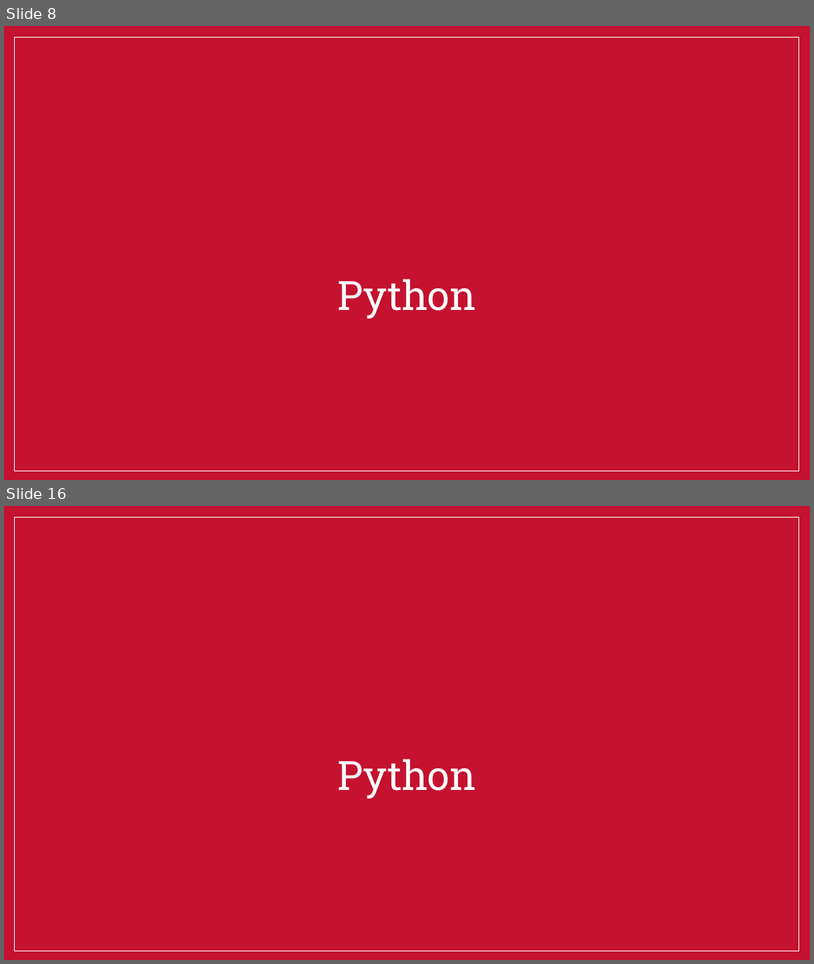
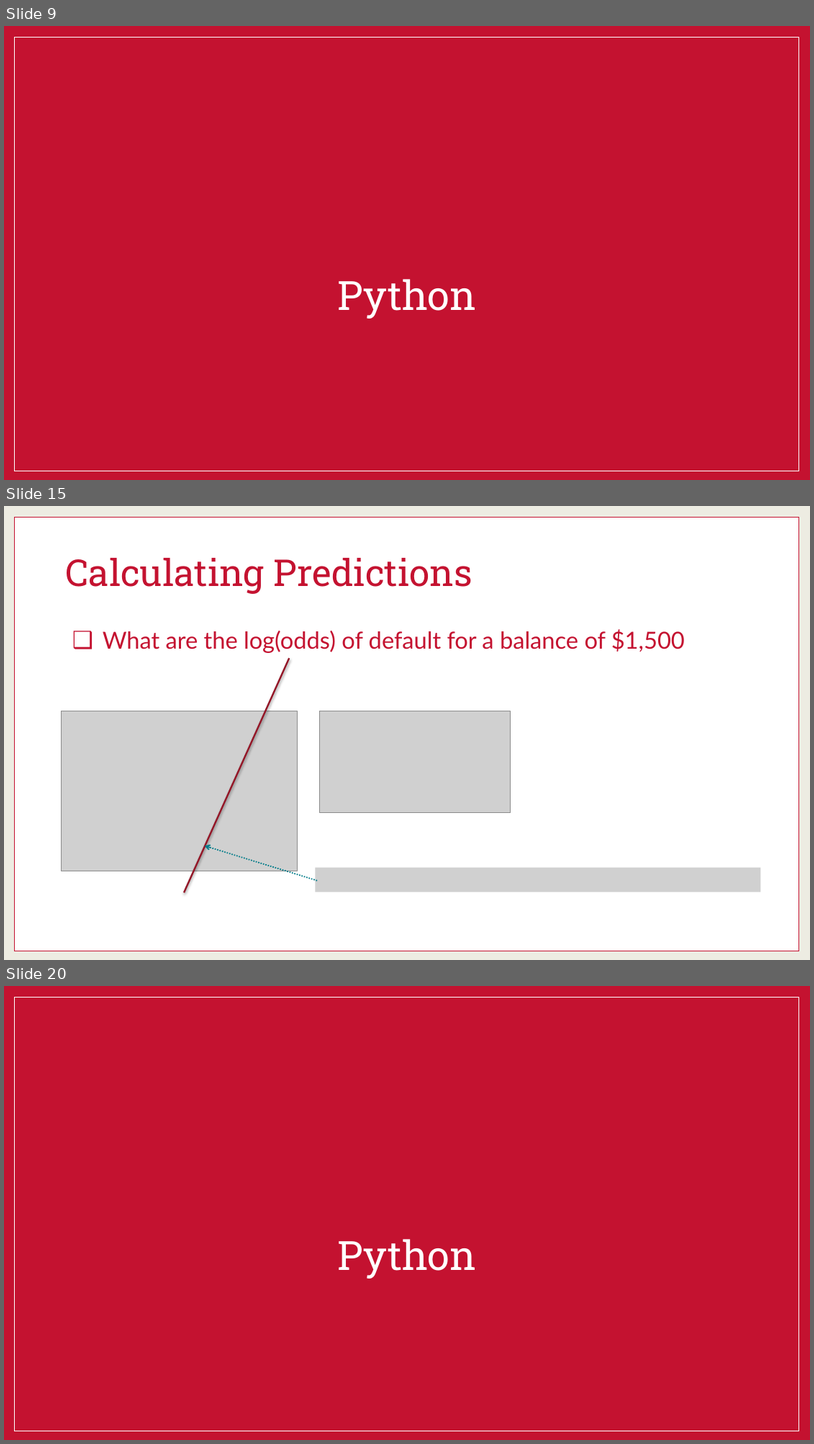
Before and after one commit to martinwg/ISA591, a slide deck: PPT/Module 6 - Logistic Regression (Descriptive).pptx. Shown one above the other, each under a label of ours: slides 8 and 16 before the commit, slides 9, 15 and 20 after it; the slides between them are not shown. The pictures are 814x964 and 814x1444 pixels, drawn with LibreOffice and Linux fonts; fonts in the diff are those of the drawing; grey boxes stand for pictures; background and template pictures are left out. Boxes give left, top, right and bottom in pixels: in the first picture for what was removed or moved away, otherwise in the second. Text is boxed around its words. In the diff, an @@ line names an element or a change of style, - is before the commit and + after.

```diff
--- a/PPT/Module 6 - Logistic Regression (Descriptive).pptx
+++ b/PPT/Module 6 - Logistic Regression (Descriptive).pptx
@@ slide 15 added at [4,506,810,960], background #EDECE2 @@
@@ rectangle added at [14,517,800,951], fill #FFFFFF, outline #C41230 1 pt @@
@@ title added at [65,558,473,594], 44 pt, text #C41230 @@
+Calculating Predictions
@@ text added at [103,629,685,653], 28 pt, text #C41230 @@
+❑ What are the log(odds) of default for a balance of $1,500
@@ line added from (184, 893) to (290, 658), #941728 2 pt @@
@@ picture added at [62,711,298,871] @@
@@ picture added at [320,711,510,813] @@
@@ arrow added from (317, 880) to (205, 845), #007B89 1.5 pt dashed @@
@@ picture added at [316,867,761,891] @@
@@ what was slide 8 is now slide 9 @@
@@ what was slide 16 is now slide 20 @@
```
Also in this commit, not shown: 11 slides changed, 10 other slides added, 2 slides removed.
